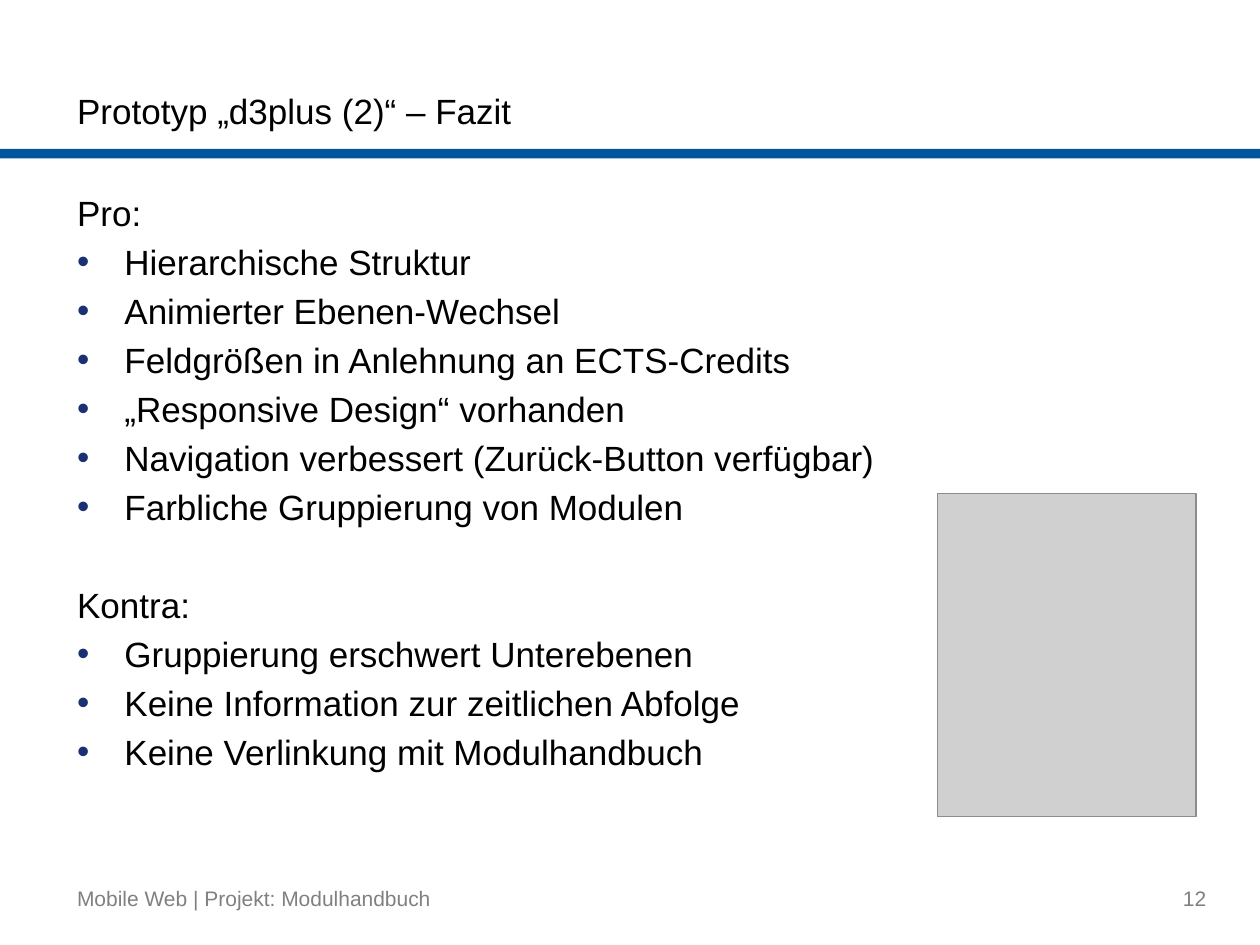
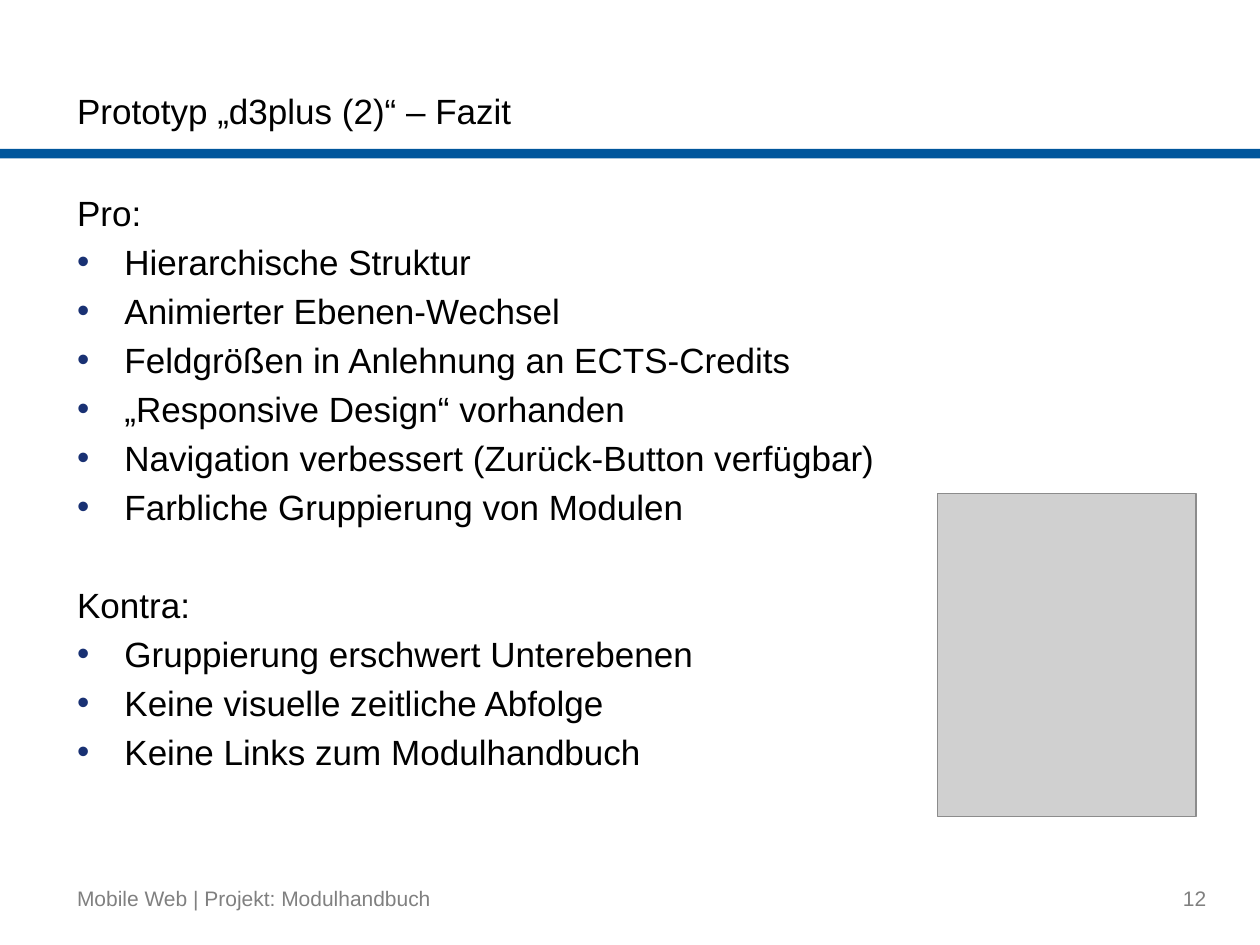
Before and after one commit to buk/mobile-web-modulhandbuch, a slide deck: slide 12 of presentation/2015-07-09_Mobile-Web_Gruppe-Modulhandbuch.pptx. Drawn at 1260x945 pixels with LibreOffice and Linux fonts; fonts in the diff are those of the drawing; grey boxes stand for pictures; background and template pictures are left out. Boxes give left, top, right and bottom in pixels: in the first picture for what was removed or moved away, otherwise in the second. Text is boxed around its words. In the diff, an @@ line names an element or a change of style, - is before the commit and + after.

```diff
--- a/presentation/2015-07-09_Mobile-Web_Gruppe-Modulhandbuch.pptx
+++ b/presentation/2015-07-09_Mobile-Web_Gruppe-Modulhandbuch.pptx
@@ text at [124, 690, 640, 766]: text changed @@
-• Keine Information zur zeitlichen Abfolge
-• Keine Verlinkung mit Modulhandbuch
+• Keine visuelle zeitliche Abfolge
+• Keine Links zum Modulhandbuch
```
Also in this commit, not shown: 2 other slides changed.
